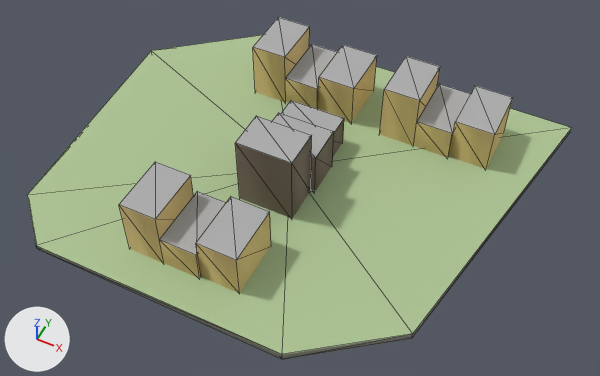
Before and after pictures for a commit that changed the glTF model godot_project/remake/sky/islands/SKY-010.lod2.glb.
The view is the same before and after, from a 50 mm camera at (60.2, -115.0, 138.0) aimed at (4.2, -3.1, -1.9). The lights are fixed; the arrows at lower left show +X, +Y and +Z. The older version comes first. Mesh edges are drawn as thin lines.

In view in the first picture: 'buildings', 'deck', 'rock'.
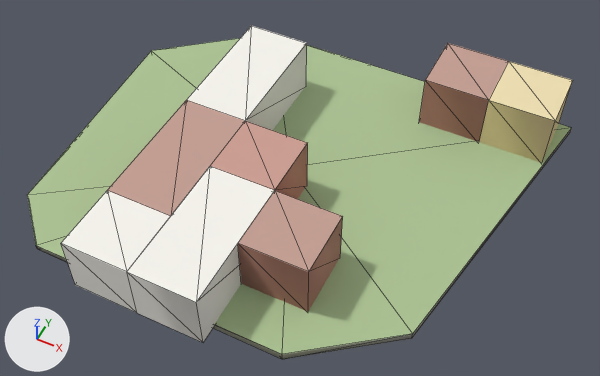
What differs and where, as boxes (x1, y1, x2, y2) in the pictures (600 x 376 px):
'warren_hull', added
    after: (61, 26, 573, 343)
'buildings', deleted
    before: (119, 17, 513, 293)

The edits, one by one:
Mesh me_warren_hull is new.
It has 42 vertices, 80 faces and spans x -24.0..51.0, y -48.0..42.0, z -0.5..13.2.
It uses material mat_sky_lod_bldg.
Object 'buildings' (ob_buildings) is deleted.
Object 'warren_hull' (ob_warren_hull) is new; it shows me_warren_hull.
Its location is (0.0, 0.0, 0.0).
